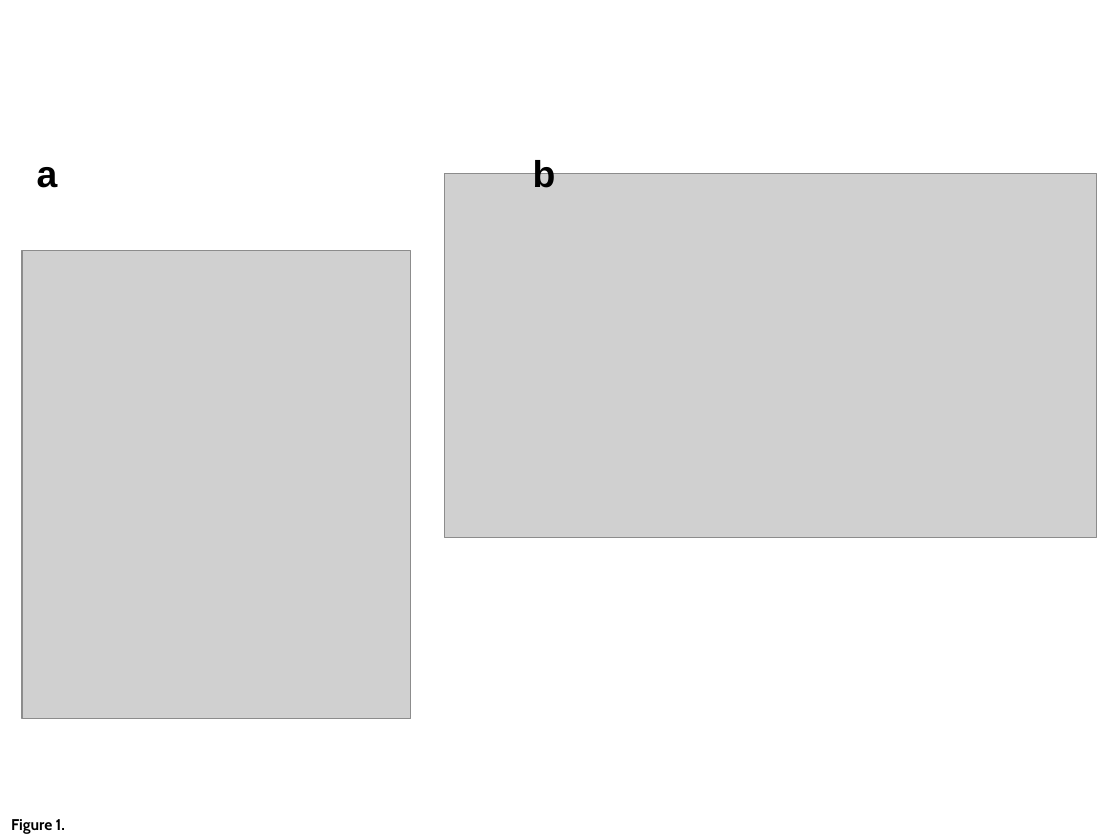
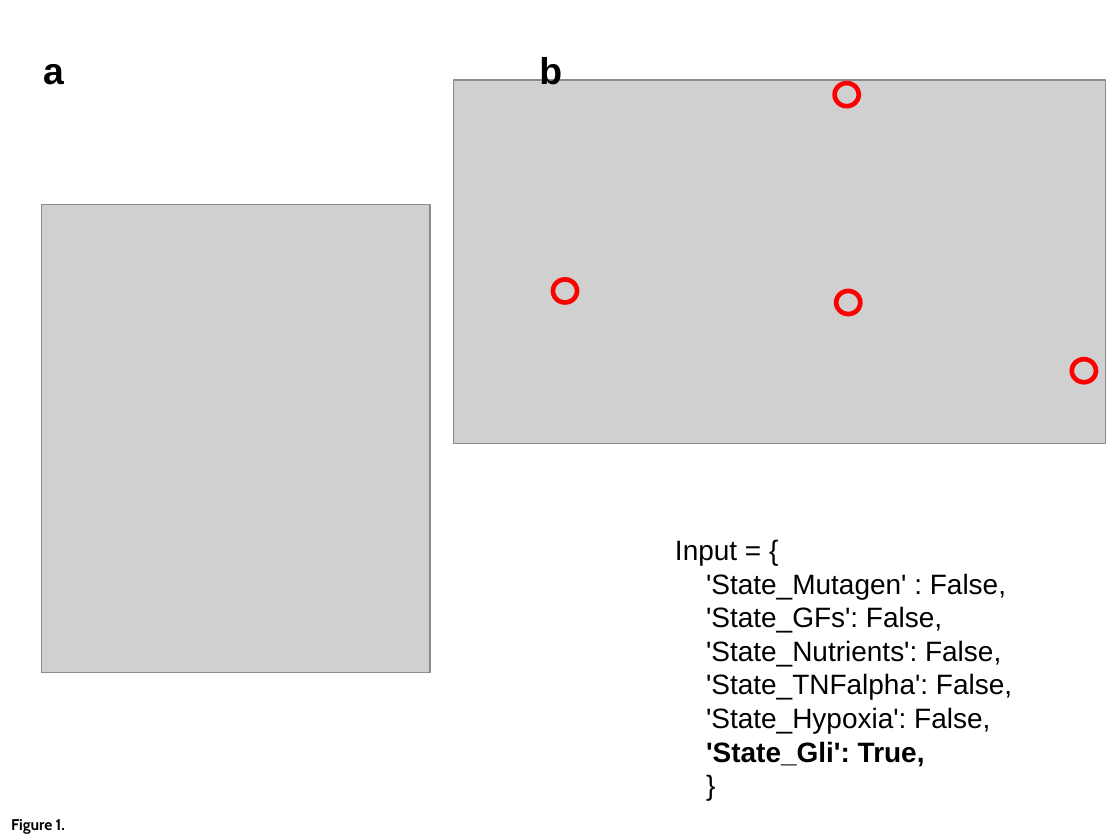
Before and after one commit to jehoons/sbie_optdrug, a slide deck: slide 1 of result_season2/figures.pptx. Drawn at 1120x840 pixels with LibreOffice and Linux fonts; fonts in the diff are those of the drawing; grey boxes stand for pictures. Boxes give left, top, right and bottom in pixels: in the first picture for what was removed or moved away, otherwise in the second. Text is boxed around its words. In the diff, an @@ line names an element or a change of style, - is before the commit and + after.

```diff
--- a/result_season2/figures.pptx
+++ b/result_season2/figures.pptx
@@ text "a": place and size @@
-text "a" at box(37, 167, 58, 188)
+text "a" at box(43, 64, 64, 85)
@@ text "b": place and size @@
-text "b" at box(533, 157, 556, 188)
+text "b" at box(539, 55, 562, 85)
@@ picture: place and size @@
-picture at box(445, 174, 1098, 538)
+picture at box(454, 80, 1107, 444)
@@ ellipse added at box(834, 83, 859, 106), outline #FF0000 3 pt @@
@@ picture: place and size @@
-picture at box(22, 251, 411, 719)
+picture at box(41, 204, 430, 672)
@@ ellipse added at box(553, 279, 578, 302), outline #FF0000 3 pt @@
@@ ellipse added at box(837, 291, 861, 315), outline #FF0000 3 pt @@
@@ ellipse added at box(1072, 360, 1096, 383), outline #FF0000 3 pt @@
@@ text added at box(675, 540, 1012, 767), 18 pt, text #000000 @@
+Input = {
+'State_Mutagen' : False,
+'State_GFs': False,
+'State_Nutrients': False,
+'State_TNFalpha': False,
+'State_Hypoxia': False,
+'State_Gli': True,
+}
```
Also in this commit, not shown: 1 slide added, 4 other files.
